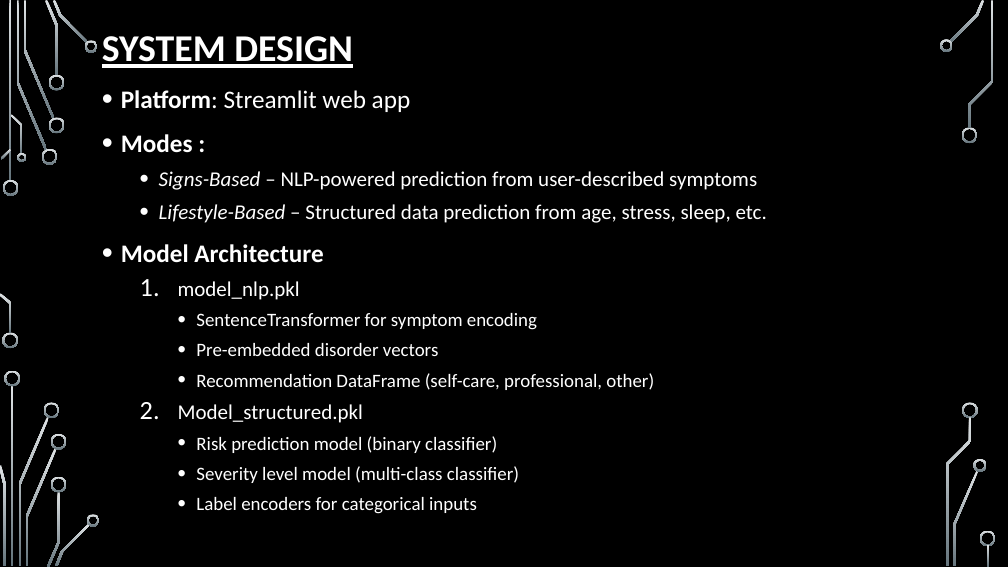
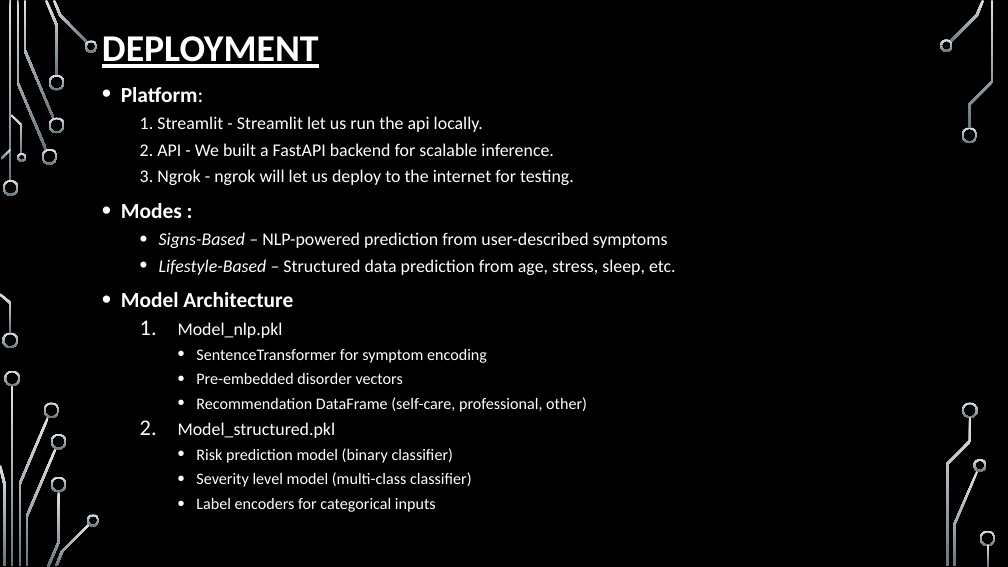
Before and after one commit to Godfrey-249/Phase_5_Project, a slide deck: slide 11 of Mental Health Report.pptx (slide 10 before the commit). Drawn at 1008x567 pixels with LibreOffice and Linux fonts; fonts in the diff are those of the drawing; background and template pictures are left out. Boxes give left, top, right and bottom in pixels: in the first picture for what was removed or moved away, otherwise in the second. Text is boxed around its words. In the diff, an @@ line names an element or a change of style, - is before the commit and + after.

```diff
--- a/Mental Health Report.pptx
+++ b/Mental Health Report.pptx
@@ title at [102, 36, 319, 68]: text changed @@
-SYSTEM DESIGN
+DEPLOYMENT
@@ text at [121, 87, 574, 185]: text changed; size 24 to 17 pt @@
-• Platform: Streamlit web app
+• Platform:
+  1. Streamlit - Streamlit let us run the api locally.
+  2. API - We built a FastAPI backend for scalable inference.
+  3. Ngrok - ngrok will let us deploy to the internet for testing.
@@ text at [121, 203, 676, 512]: size 24 to 20.4 pt in "Modes :", "Model Architecture"; size 20 to 17 pt in "Signs-Based – NLP-powered prediction from user-described sym ...", "Lifestyle-Based – Structured data prediction from age, ...", "Model_structured.pkl"; size 18 to 15.3 pt in "SentenceTransformer for symptom encoding", "Pre-embedded disorder vectors", "Recommendation DataFrame (self-care, professional, other)", "Risk prediction model (binary classifier)" and 2 more places; line spacing 1.1 to 1 @@
@@ text at [178, 322, 283, 338]: text changed; size 20 to 17 pt @@
-  1. model_nlp.pkl
+  1. Model_nlp.pkl
```
Also in this commit, not shown: 8 other slides changed, 3 slides added, 3 other files.
